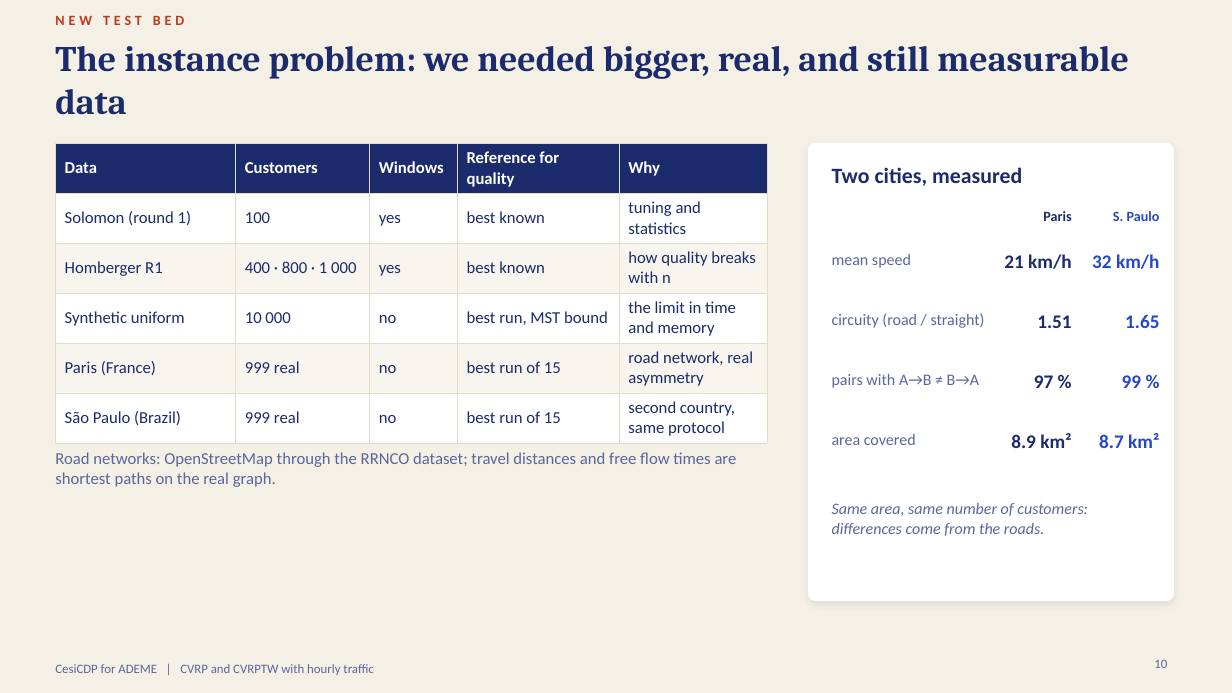
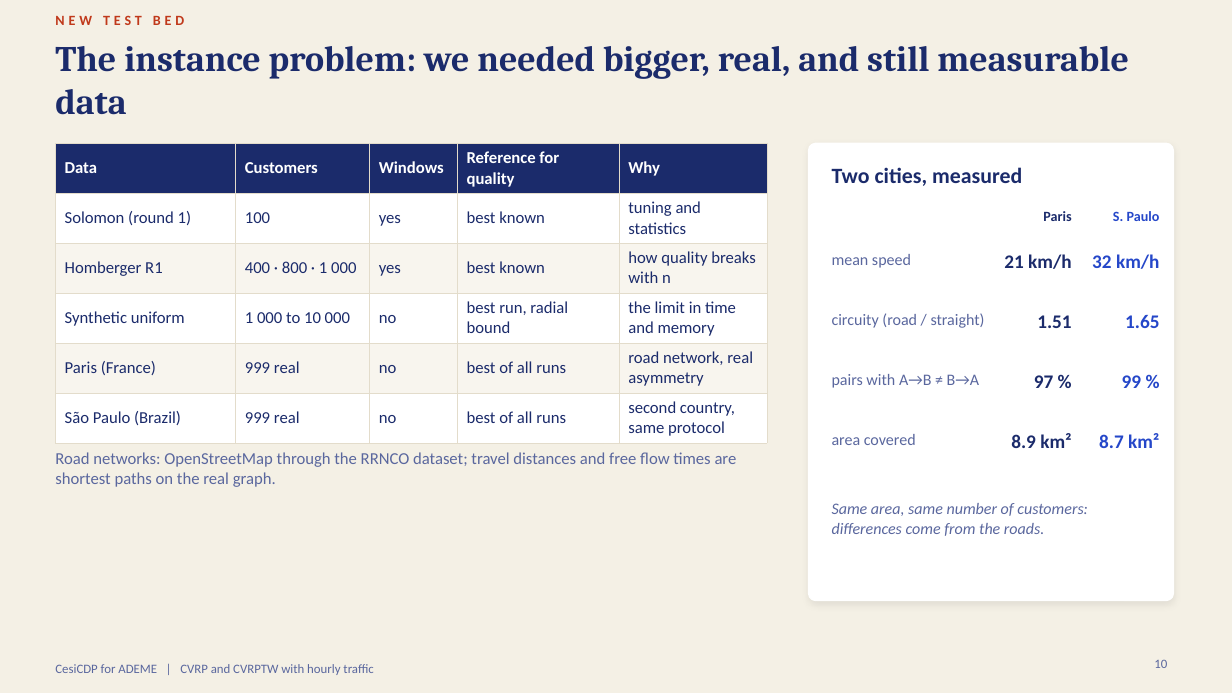
Before and after one commit to zzaved/cesi-cvrp-metaheuristics, a slide deck: slide 10 of presentation/cvrp_final_presentation.pptx. Drawn at 1232x693 pixels with LibreOffice and Linux fonts; fonts in the diff are those of the drawing. Boxes give left, top, right and bottom in pixels: in the first picture for what was removed or moved away, otherwise in the second. Text is boxed around its words. In the diff, an @@ line names an element or a change of style, - is before the commit and + after.

```diff
--- a/presentation/cvrp_final_presentation.pptx
+++ b/presentation/cvrp_final_presentation.pptx
@@ table at [55,143,767,440] @@
-row 4, column 2: 10 000
+row 4, column 2: 1 000 to 10 000
-row 4, column 4: best run, MST bound
+row 4, column 4: best run, radial bound
-row 5, column 4: best run of 15
+row 5, column 4: best of all runs
-row 6, column 4: best run of 15
+row 6, column 4: best of all runs
```
Also in this commit, not shown: 6 other slides changed, 4 other files.
